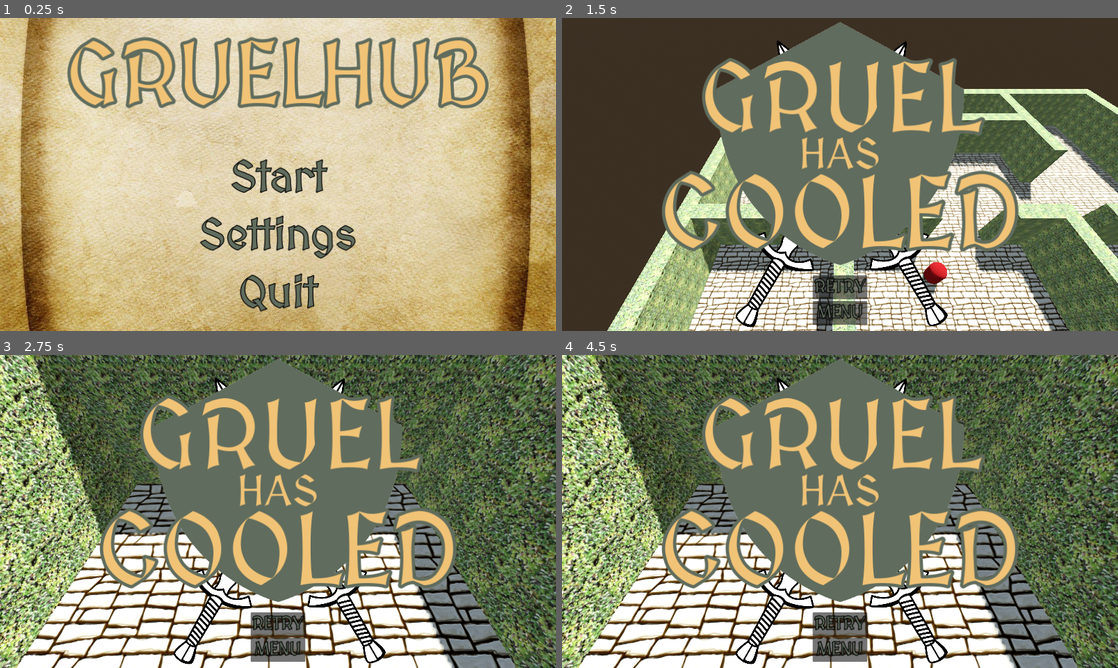
Above: before the commit, frames 1-4 (two rows, left to right).
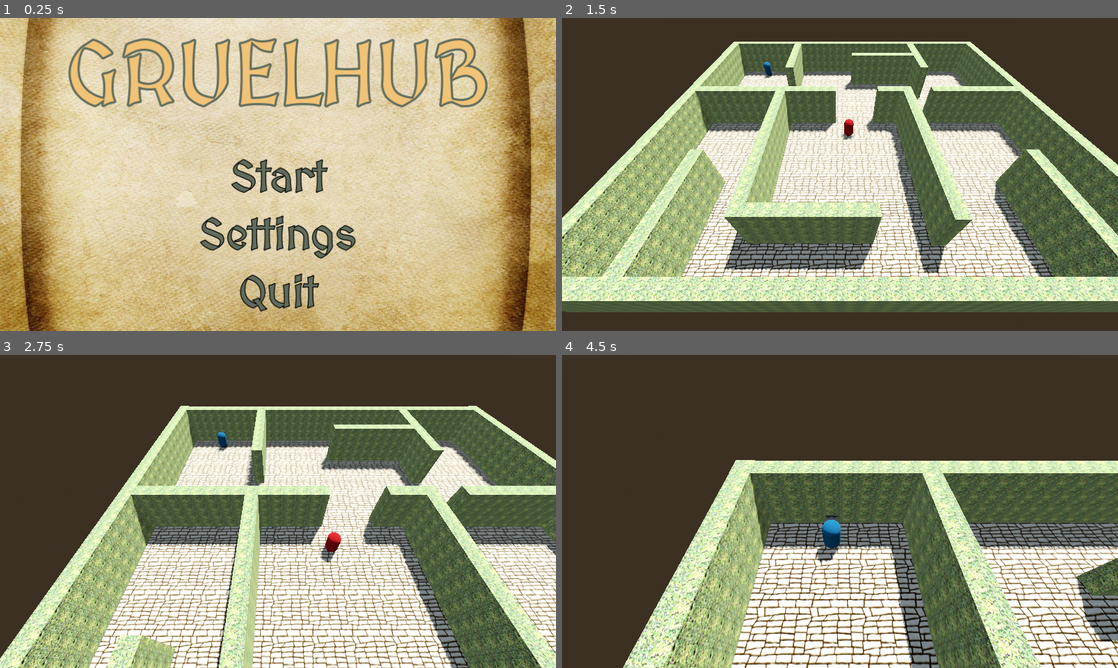
Above: after the commit, the same moments.

Repository: chumofchums/Abberation
Game: Godot game, scene res://start_menu.tscn
Same seed, same stepped clock (60 frames per second), same inputs: the game is played once before the commit and once after it.
Inputs (mouse positions are in pixels of both pictures, inside the frame that each line leads up to):
- Up to frame 1 (0.25 s): no input
- Up to frame 2 (1.5 s): click "Start" at 0.5 s; click "RETRY" at 1.25 s
- Up to frame 3 (2.75 s): click "RETRY" at 2 s
- Up to frame 4 (4.5 s): click "RETRY" at 2.75 s; tap Enter (ui_accept) at 3.5, 3.77 s; move the mouse to (962, 495) at 3.52 s; hold D (right) 3.53-4.28 s; hold F 3.53-4.28 s; click (962, 495) at 3.67 s; move the mouse to (728, 527) at 4.27 s; hold S (down) from 4.28 s (still down); tap Space at 4.35 s; click (728, 527) at 4.42 s

The runs differ from the first frame. In frame 1, 2.6% of the frame differs, in the area x 12-88%, y 6-30%; in frame 2, 73%; in frame 3, 86%; in frame 4, 89%, in the area x 0-100%, y 0-100%.

Commit message:
replace shield, shrink label outline

Diff:
--- a/menu_theme.tres
+++ b/menu_theme.tres
@@ -12,4 +12,4 @@
 Button/constants/outline_size = 8
 Label/colors/font_color = Color(0.945098, 0.764706, 0.462745, 1)
 Label/colors/font_outline_color = Color(0.376471, 0.423529, 0.364706, 1)
-Label/constants/outline_size = 30
+Label/constants/outline_size = 20
--- a/player/GruelTemperature.gd
+++ b/player/GruelTemperature.gd
@@ -2,7 +2,7 @@
 
 signal gruelTimeout
 
-var duration: float = 5.0
+var duration: float = 1.0
 var elapsed_time: float = 0.0
 var gruelCooled: bool = false
 
--- a/world.tscn
+++ b/world.tscn
@@ -10,8 +10,8 @@
 [ext_resource type="Script" path="res://player/GruelTemperature.gd" id="7_vxugl"]
 [ext_resource type="Script" path="res://player/FailScreen.gd" id="8_0fhs1"]
 [ext_resource type="Theme" uid="uid://cmv7tmblhvfuo" path="res://menu_theme.tres" id="8_ftefi"]
-[ext_resource type="Texture2D" uid="uid://sm03tgg720ta" path="res://textures/shield_canva.png" id="10_6ek61"]
 [ext_resource type="Texture2D" uid="uid://gtsfa0ch6jcr" path="res://textures/sword.png" id="10_yy85e"]
+[ext_resource type="Texture2D" uid="uid://owbgc06g6c5n" path="res://textures/wood_shield.png" id="11_fdpge"]
 
 [sub_resource type="ProceduralSkyMaterial" id="ProceduralSkyMaterial_757gv"]
 sky_horizon_color = Color(0.64625, 0.65575, 0.67075, 1)
@@ -199,48 +199,8 @@
 "values": [Color(1, 1, 1, 0), Color(1, 1, 1, 1)]
 }
 
-[sub_resource type="Animation" id="Animation_hxsgw"]
-length = 0.001
-tracks/0/type = "value"
-tracks/0/imported = false
-tracks/0/enabled = true
-tracks/0/path = NodePath("FailScreen/VBoxContainer/Retry Button:self_modulate")
-tracks/0/interp = 1
-tracks/0/loop_wrap = true
-tracks/0/keys = {
-"times": PackedFloat32Array(0),
-"transitions": PackedFloat32Array(1),
-"update": 0,
-"values": [Color(1, 1, 1, 1)]
-}
-tracks/1/type = "value"
-tracks/1/imported = false
-tracks/1/enabled = true
-tracks/1/path = NodePath("FailScreen/VBoxContainer/Menu Button:self_modulate")
-tracks/1/interp = 1
-tracks/1/loop_wrap = true
-tracks/1/keys = {
-"times": PackedFloat32Array(0),
-"transitions": PackedFloat32Array(1),
-"update": 0,
-"values": [Color(1, 1, 1, 1)]
-}
-tracks/2/type = "value"
-tracks/2/imported = false
-tracks/2/enabled = true
-tracks/2/path = NodePath("FailScreen/Shield:self_modulate")
-tracks/2/interp = 1
-tracks/2/loop_wrap = true
-tracks/2/keys = {
-"times": PackedFloat32Array(0),
-"transitions": PackedFloat32Array(1),
-"update": 0,
-"values": [Color(1, 1, 1, 1)]
-}
-
 [sub_resource type="AnimationLibrary" id="AnimationLibrary_ivtb2"]
 _data = {
-"RESET": SubResource("Animation_hxsgw"),
 "fail_anim": SubResource("Animation_lugql")
 }
 
@@ -273,7 +233,7 @@
 
 [sub_resource type="Animation" id="Animation_svhce"]
 resource_name = "cutscene"
-length = 5.0
+length = 4.6
 tracks/0/type = "value"
 tracks/0/imported = false
 tracks/0/enabled = true
@@ -305,7 +265,7 @@
 tracks/2/interp = 1
 tracks/2/loop_wrap = true
 tracks/2/keys = {
-"times": PackedFloat32Array(3.3, 4.3, 4.9),
+"times": PackedFloat32Array(3.3, 4.4, 4.6),
 "transitions": PackedFloat32Array(1, 1, 1),
 "update": 0,
 "values": [Color(0, 0, 0, 0), Color(0, 0, 0, 1), Color(0, 0, 0, 0)]
@@ -317,7 +277,7 @@
 tracks/3/interp = 1
 tracks/3/loop_wrap = true
 tracks/3/keys = {
-"times": PackedFloat32Array(4.3),
+"times": PackedFloat32Array(4.4),
 "transitions": PackedFloat32Array(1),
 "values": [{
 "args": [],
@@ -517,10 +477,10 @@
 
 [node name="Sword" type="TextureRect" parent="Player/CanvasLayer/FailScreen"]
 layout_mode = 0
-offset_left = 548.0
-offset_top = -126.0
-offset_right = 1136.0
-offset_bottom = 727.0
+offset_left = 104.0
+offset_top = 643.0
+offset_right = 692.0
+offset_bottom = 1496.0
 rotation = 0.523599
 texture = ExtResource("10_yy85e")
 expand_mode = 1
@@ -529,10 +489,10 @@
 
 [node name="Sword2" type="TextureRect" parent="Player/CanvasLayer/FailScreen"]
 layout_mode = 0
-offset_left = 218.0
-offset_top = 174.0
-offset_right = 805.999
-offset_bottom = 1027.0
+offset_left = 644.0
+offset_top = 911.0
+offset_right = 1232.0
+offset_bottom = 1764.0
 rotation = -0.523599
 texture = ExtResource("10_yy85e")
 expand_mode = 1
@@ -540,6 +500,7 @@
 flip_v = true
 
 [node name="Shield" type="TextureRect" parent="Player/CanvasLayer/FailScreen"]
+self_modulate = Color(1, 1, 1, 0)
 layout_mode = 1
 anchors_preset = 8
 anchor_left = 0.5
@@ -552,9 +513,10 @@
 offset_bottom = 210.0
 grow_horizontal = 2
 grow_vertical = 2
-texture = ExtResource("10_6ek61")
+texture = ExtResource("11_fdpge")
 
 [node name="Gruel" type="Label" parent="Player/CanvasLayer/FailScreen"]
+self_modulate = Color(1, 1, 1, 0)
 layout_mode = 1
 anchors_preset = 8
 anchor_left = 0.5
@@ -567,7 +529,7 @@
 offset_bottom = -106.0
 grow_horizontal = 2
 grow_vertical = 2
-theme_override_font_sizes/font_size = 220
+theme_override_font_sizes/font_size = 700
 text = "GRUEL"
 horizontal_alignment = 1
 
@@ -581,6 +543,7 @@
 theme_override_constants/margin_bottom = 0
 
 [node name="Has" type="Label" parent="Player/CanvasLayer/FailScreen"]
+self_modulate = Color(1, 1, 1, 0)
 layout_mode = 1
 anchors_preset = 8
 anchor_left = 0.5
@@ -593,7 +556,7 @@
 offset_bottom = 15.5202
 grow_horizontal = 2
 grow_vertical = 2
-theme_override_font_sizes/font_size = 100
+theme_override_font_sizes/font_size = 400
 text = "HAS"
 horizontal_alignment = 1
 
@@ -607,6 +570,7 @@
 theme_override_constants/margin_bottom = 0
 
 [node name="Cooled" type="Label" parent="Player/CanvasLayer/FailScreen"]
+self_modulate = Color(1, 1, 1, 0)
 layout_mode = 1
 anchors_preset = 8
 anchor_left = 0.5
@@ -619,7 +583,7 @@
 offset_bottom = 230.045
 grow_horizontal = 2
 grow_vertical = 2
-theme_override_font_sizes/font_size = 230
+theme_override_font_sizes/font_size = 630
 text = "COOLED"
 horizontal_alignment = 1
 vertical_alignment = 1
@@ -643,11 +607,13 @@
 theme_override_constants/margin_top = 10
 
 [node name="Retry Button" type="Button" parent="Player/CanvasLayer/FailScreen/VBoxContainer"]
+self_modulate = Color(1, 1, 1, 0)
 layout_mode = 2
 theme_override_font_sizes/font_size = 40
 text = "RETRY"
 
 [node name="Menu Button" type="Button" parent="Player/CanvasLayer/FailScreen/VBoxContainer"]
+self_modulate = Color(1, 1, 1, 0)
 layout_mode = 2
 theme_override_font_sizes/font_size = 40
 text = "MENU"
@@ -664,8 +630,10 @@
 anchor_bottom = 1.0
 grow_horizontal = 2
 grow_vertical = 2
+mouse_filter = 2
 
 [node name="FailCutscene" type="AnimationPlayer" parent="Player/CanvasLayer"]
+reset_on_save = false
 libraries = {
 "": SubResource("AnimationLibrary_ivtb2")
 }
@@ -682,7 +650,6 @@
 current = true
 
 [node name="ColorRect" type="ColorRect" parent="."]
-visible = false
 anchors_preset = 15
 anchor_right = 1.0
 anchor_bottom = 1.0
Binary file added: textures/wood_shield.png
Not shown, added: textures/wood_shield.png.import
Not shown: 1 places in world.tscn that only renumber resources
